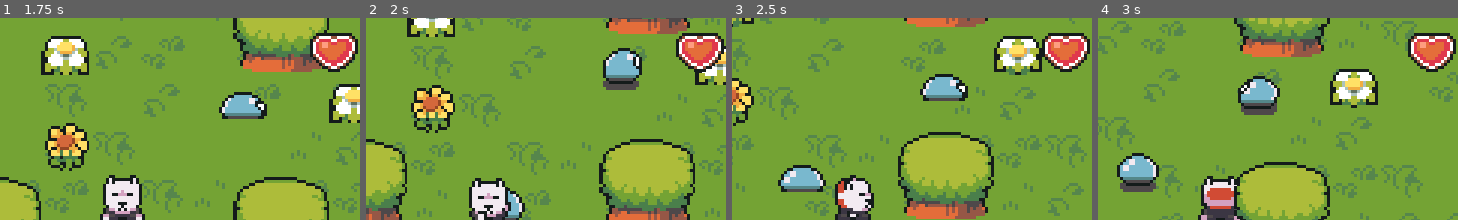
Above: before the commit, frames 1-4 (left to right).
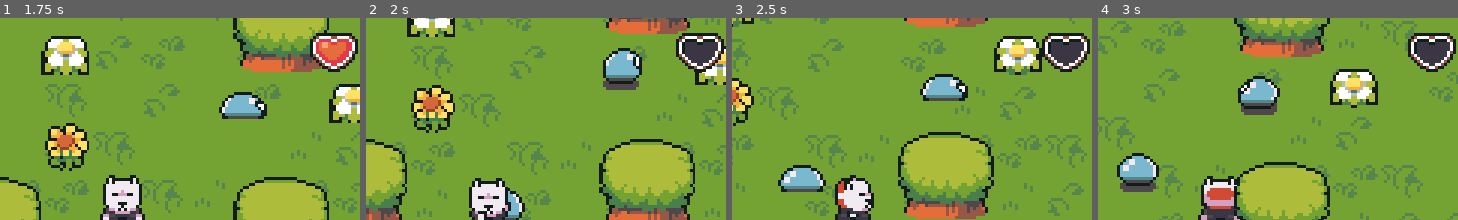
Above: after the commit, the same moments.

Repository: helderscrolls/magic-doggo
Game: Godot game, scene res://scenes/world.tscn
The game is run twice, just before and just after one commit, with the same random seed, the same clock (stepped at 60 frames per second) and the same inputs.
Inputs:
- Up to frame 1 (1.75 s): hold Right (ui_right) 0.53-1.28 s; hold Down (ui_down) from 1.28 s (still down)
- Up to frame 2 (2 s): keep holding Down (ui_down)
- Up to frame 3 (2.5 s): release Down (ui_down) at 2.03 s; hold Right (ui_right) from 2.03 s (still down)
- Up to frame 4 (3 s): release Right (ui_right) at 2.78 s; hold Up (ui_up) from 2.78 s (still down)
The pictures show only the part of the screen within x 33-83%, y 0-50%; the shares and areas given below are measured in that part.

Frame 1 is identical in both runs. In frame 2, 1.0% of the frame differs, in the area x 87-98%, y 10-24%; in frame 3, 1.0%; in frame 4, 1.0%.

Commit message:
feat(health): Heart HUD now updates when player gets hit by an enemy

Diff:
--- a/scenes/heart_hud.tscn
+++ b/scenes/heart_hud.tscn
@@ -1,12 +1,14 @@
-[gd_scene load_steps=2 format=3 uid="uid://b3wtbxa1vbgui"]
+[gd_scene load_steps=3 format=3 uid="uid://b3wtbxa1vbgui"]
 
 [ext_resource type="Texture2D" uid="uid://dxjd1mb4xfe1j" path="res://assets/sprites/Heart.png" id="1_2gu2d"]
+[ext_resource type="Script" path="res://scripts/heart_hud.gd" id="1_f4k05"]
 
 [node name="Heart HUD" type="Panel"]
 self_modulate = Color(1, 1, 1, 0)
 custom_minimum_size = Vector2(16, 13)
 offset_right = 16.0
 offset_bottom = 13.0
+script = ExtResource("1_f4k05")
 
 [node name="Sprite2D" type="Sprite2D" parent="."]
 position = Vector2(0, -2)
--- a/scenes/hearts_container.tscn
+++ b/scenes/hearts_container.tscn
@@ -1,17 +1,8 @@
 [gd_scene load_steps=2 format=3 uid="uid://bj4hw22w61f82"]
 
-[ext_resource type="PackedScene" uid="uid://b3wtbxa1vbgui" path="res://scenes/heart_hud.tscn" id="1_ctx7p"]
+[ext_resource type="Script" path="res://scripts/hearts_container.gd" id="1_jtia1"]
 
-[node name="Hearts Container" type="HBoxContainer"]
-offset_right = 40.0
-offset_bottom = 40.0
+[node name="HeartsContainer" type="HBoxContainer"]
+layout_direction = 3
 theme_override_constants/separation = 2
-
-[node name="Heart HUD" parent="." instance=ExtResource("1_ctx7p")]
-layout_mode = 2
-
-[node name="Heart HUD2" parent="." instance=ExtResource("1_ctx7p")]
-layout_mode = 2
-
-[node name="Heart HUD3" parent="." instance=ExtResource("1_ctx7p")]
-layout_mode = 2
+script = ExtResource("1_jtia1")
--- a/scenes/world.tscn
+++ b/scenes/world.tscn
@@ -1,6 +1,7 @@
-[gd_scene load_steps=19 format=4 uid="uid://cpecp3qi5iy6c"]
+[gd_scene load_steps=20 format=4 uid="uid://cpecp3qi5iy6c"]
 
 [ext_resource type="PackedScene" uid="uid://ctls2l24ivrad" path="res://scenes/player.tscn" id="1_kaimq"]
+[ext_resource type="Script" path="res://scripts/world.gd" id="1_wjlqg"]
 [ext_resource type="Texture2D" uid="uid://c58vyqyv1oxyo" path="res://assets/sprites/TilesetFloor.png" id="2_gbiac"]
 [ext_resource type="Texture2D" uid="uid://cnu08bks67p4w" path="res://assets/sprites/TilesetNature.png" id="2_ogoc5"]
 [ext_resource type="Texture2D" uid="uid://cj7kt0jxct2at" path="res://assets/sprites/AnimatedWhiteFlower.png" id="3_hgiak"]
@@ -1907,6 +1908,7 @@
 
 [node name="World" type="Node2D"]
 y_sort_enabled = true
+script = ExtResource("1_wjlqg")
 
 [node name="TileMaps" type="Node2D" parent="."]
 y_sort_enabled = true
@@ -1975,10 +1977,4 @@
 offset = Vector2(-5, 5)
 transform = Transform2D(1, 0, 0, 1, -5, 5)
 
-[node name="Hearts Container" parent="CanvasLayer" instance=ExtResource("7_lmq3n")]
-anchors_preset = 1
-anchor_left = 1.0
-anchor_right = 1.0
-offset_left = -52.0
-offset_right = 0.0
-grow_horizontal = 0
+[node name="HeartsContainer" parent="CanvasLayer" instance=ExtResource("7_lmq3n")]
--- /dev/null
+++ b/scripts/heart_hud.gd
@@ -0,0 +1,19 @@
+extends Panel
+
+@onready var sprite = $Sprite2D
+
+
+# Called when the node enters the scene tree for the first time.
+func _ready() -> void:
+	pass # Replace with function body.
+
+
+# Called every frame. 'delta' is the elapsed time since the previous frame.
+func _process(delta: float) -> void:
+	pass
+
+func update(wholeHeart: bool):
+	if wholeHeart:
+		sprite.frame = 4
+	else:
+		sprite.frame = 0
--- /dev/null
+++ b/scripts/hearts_container.gd
@@ -0,0 +1,28 @@
+extends HBoxContainer
+
+@onready var HeartHudClass = preload("res://scenes/heart_hud.tscn")
+
+
+# Called when the node enters the scene tree for the first time.
+func _ready() -> void:
+	pass # Replace with function body.
+
+
+# Called every frame. 'delta' is the elapsed time since the previous frame.
+func _process(delta: float) -> void:
+	pass
+
+func setMaxHearts(maxHearts: int):
+	for hearts in range(maxHearts):
+		var heart = HeartHudClass.instantiate()
+
+		add_child(heart)
+
+func updateHearts(currentHealth: int):
+	var hearts = get_children()
+
+	for health in range(currentHealth):
+		hearts[health].update(true)
+
+	for health in range(currentHealth, hearts.size()):
+		hearts[health].update(false)
--- a/scripts/player.gd
+++ b/scripts/player.gd
@@ -1,4 +1,8 @@
 extends CharacterBody2D
+
+class_name Player
+
+signal healthChanged
 
 @export var speed: int = 35
 @onready var animations = $AnimationPlayer
@@ -44,4 +48,5 @@
 		currentHealth -= 1
 		if currentHealth < 0:
 			currentHealth = maxHealth
-		print_debug(currentHealth)
+
+		healthChanged.emit(currentHealth)
--- /dev/null
+++ b/scripts/world.gd
@@ -0,0 +1,15 @@
+extends Node2D
+
+@onready var heartsContainer = $CanvasLayer/HeartsContainer
+@onready var player = $Player
+
+# Called when the node enters the scene tree for the first time.
+func _ready() -> void:
+	heartsContainer.setMaxHearts(player.maxHealth)
+	heartsContainer.updateHearts(player.currentHealth)
+	player.healthChanged.connect(heartsContainer.updateHearts)
+
+
+# Called every frame. 'delta' is the elapsed time since the previous frame.
+func _process(delta: float) -> void:
+	pass
